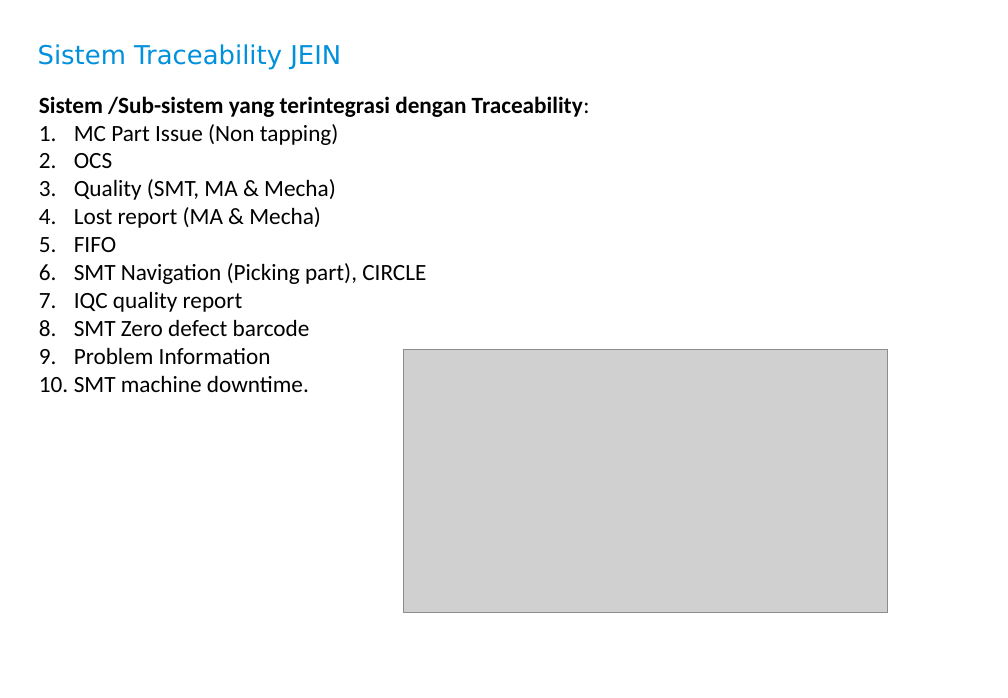
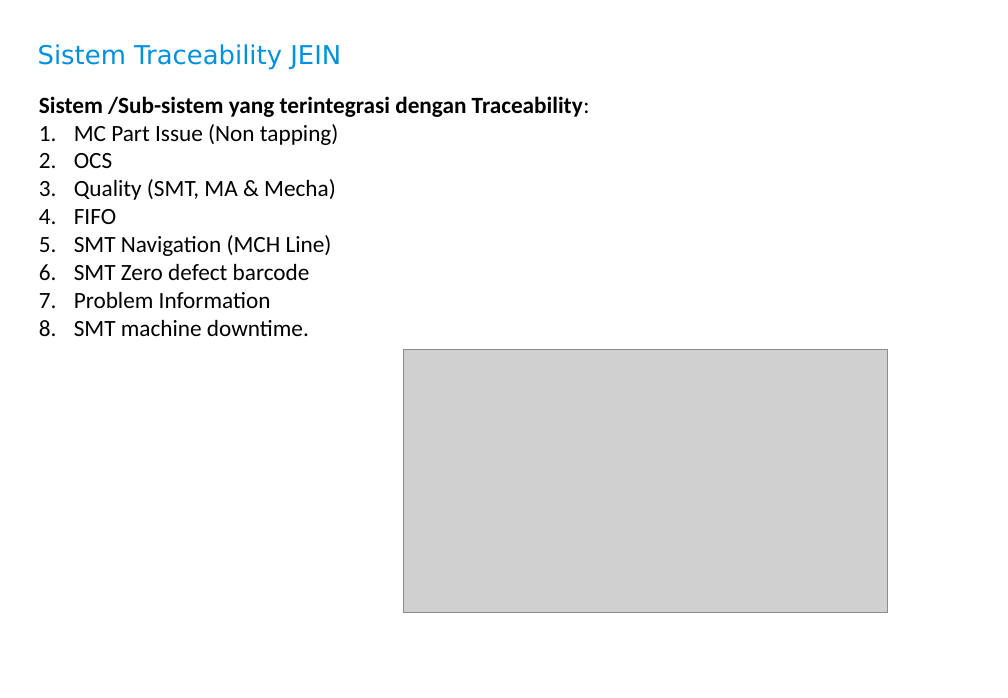
Before and after one commit to harrismz/t_traceability, a slide deck: slide 11 of my/Asset/ManualBook/Traceability.pptx. Drawn at 1008x698 pixels with LibreOffice and Linux fonts; fonts in the diff are those of the drawing; grey boxes stand for pictures; background and template pictures are left out. Boxes give left, top, right and bottom in pixels: in the first picture for what was removed or moved away, otherwise in the second. Text is boxed around its words. In the diff, an @@ line names an element or a change of style, - is before the commit and + after.

```diff
--- a/my/Asset/ManualBook/Traceability.pptx
+++ b/my/Asset/ManualBook/Traceability.pptx
@@ text at (74, 207, 321, 228): paragraph removed @@
-4. Lost report (MA & Mecha)
@@ text at (74, 235, 332, 256): text changed @@
-6. SMT Navigation (Picking part), CIRCLE
-7. IQC quality report
+5. SMT Navigation (MCH Line)
```
Also in this commit, not shown: 2 other slides changed.
